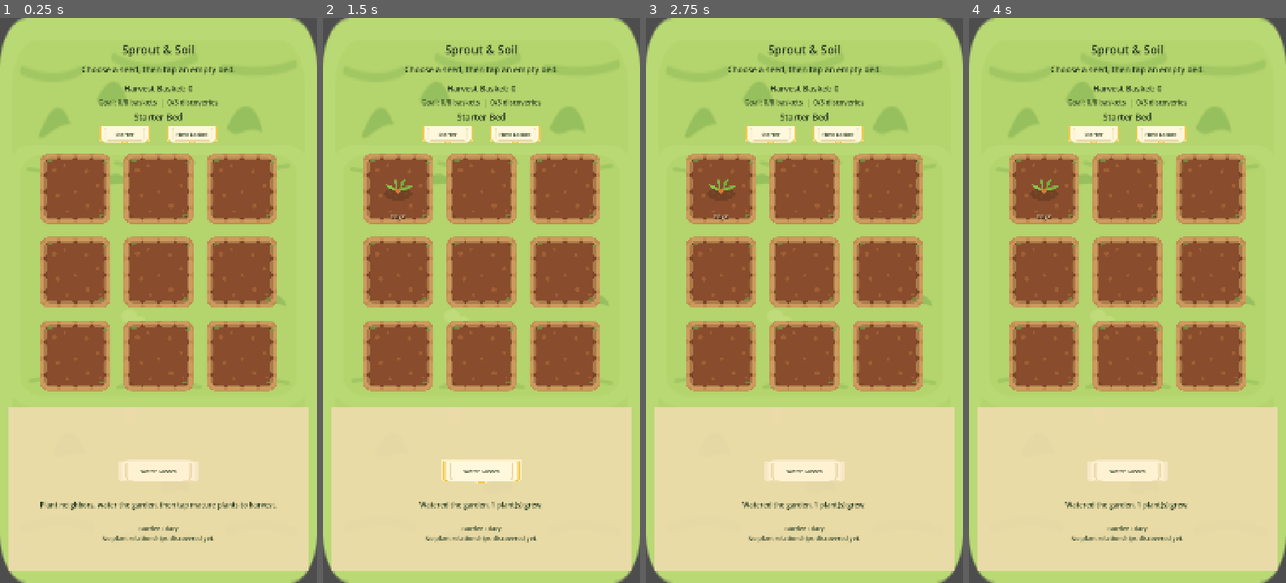
Above: before the commit, frames 1-4 (left to right).
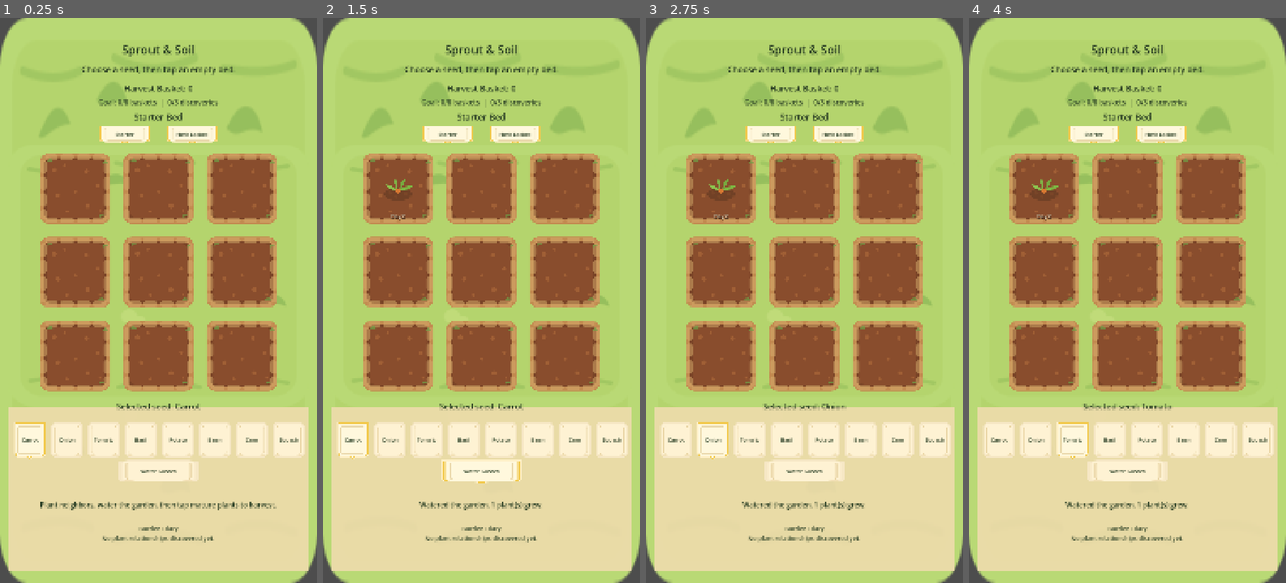
Above: after the commit, the same moments.

Repository: Angelo223/sprout-and-soil
Game: Godot game, scene res://MainScene.tscn
Same seed, same stepped clock (60 frames per second), same inputs: the game is played once before the commit and once after it.
Inputs (mouse positions are in pixels of both pictures, inside the frame that each line leads up to):
- Up to frame 1 (0.25 s): no input
- Up to frame 2 (1.5 s): click (399, 187) at 0.52 s; click "Water Garden" at 1.25 s
- Up to frame 3 (2.75 s): click (712, 441) at 2 s, where only the run after the commit has a clickable "Onion"
- Up to frame 4 (4 s): click (997, 441) at 2.75 s, where only the run after the commit has a clickable "Carrot"; click (1073, 441) at 3.5 s, where only the run after the commit has a clickable "Tomato"

The runs differ from the first frame. In frame 1, 4.9% of the frame differs, in the area x 4-97%, y 68-79%; in frame 2, 4.9%; in frame 3, 4.9%; in frame 4, 4.9%.
Error before the commit: Invalid type in function 'setup' in base 'Control (SeedBar)'. The array of argument 1 (Array) does not have the same element type as the expected typed array a…

Commit message:
Fix SeedBar setup array type mismatch

Diff:
--- a/scripts/ui/seed_bar.gd
+++ b/scripts/ui/seed_bar.gd
@@ -7,14 +7,14 @@
 const SEED_SLOT_TEXTURE_PATH := "res://assets/ui/seed_bar/ui_seed_slot.svg"
 const SEED_SLOT_SELECTED_TEXTURE_PATH := "res://assets/ui/seed_bar/ui_seed_slot_selected.svg"
 
-var available_seeds: Array[String] = []
+var available_seeds: Array = []
 var selected_seed_id := "carrot"
 var seed_buttons: Dictionary = {}
 var selected_seed_label: Label
 var seed_container: HBoxContainer
 
-func setup(seed_ids: Array[String], initial_seed_id: String) -> void:
-	available_seeds = seed_ids
+func setup(seed_ids: Array, initial_seed_id: String) -> void:
+	available_seeds = seed_ids.duplicate()
 	selected_seed_id = initial_seed_id
 	_build_ui()
 	_update_selection_ui()
@@ -49,7 +49,8 @@
 	seed_container.add_theme_constant_override("separation", 10)
 	add_child(seed_container)
 
-	for seed_id in available_seeds:
+	for seed_id_value in available_seeds:
+		var seed_id := str(seed_id_value)
 		var button := Button.new()
 		button.name = "%sSeedButton" % seed_id.capitalize()
 		button.text = PlantData.get_display_name(seed_id)
